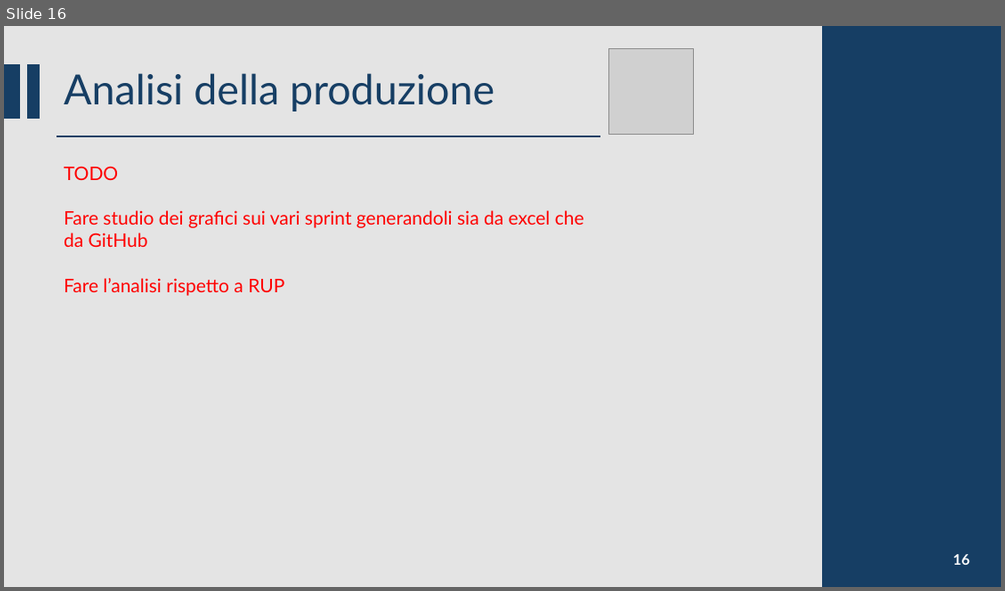
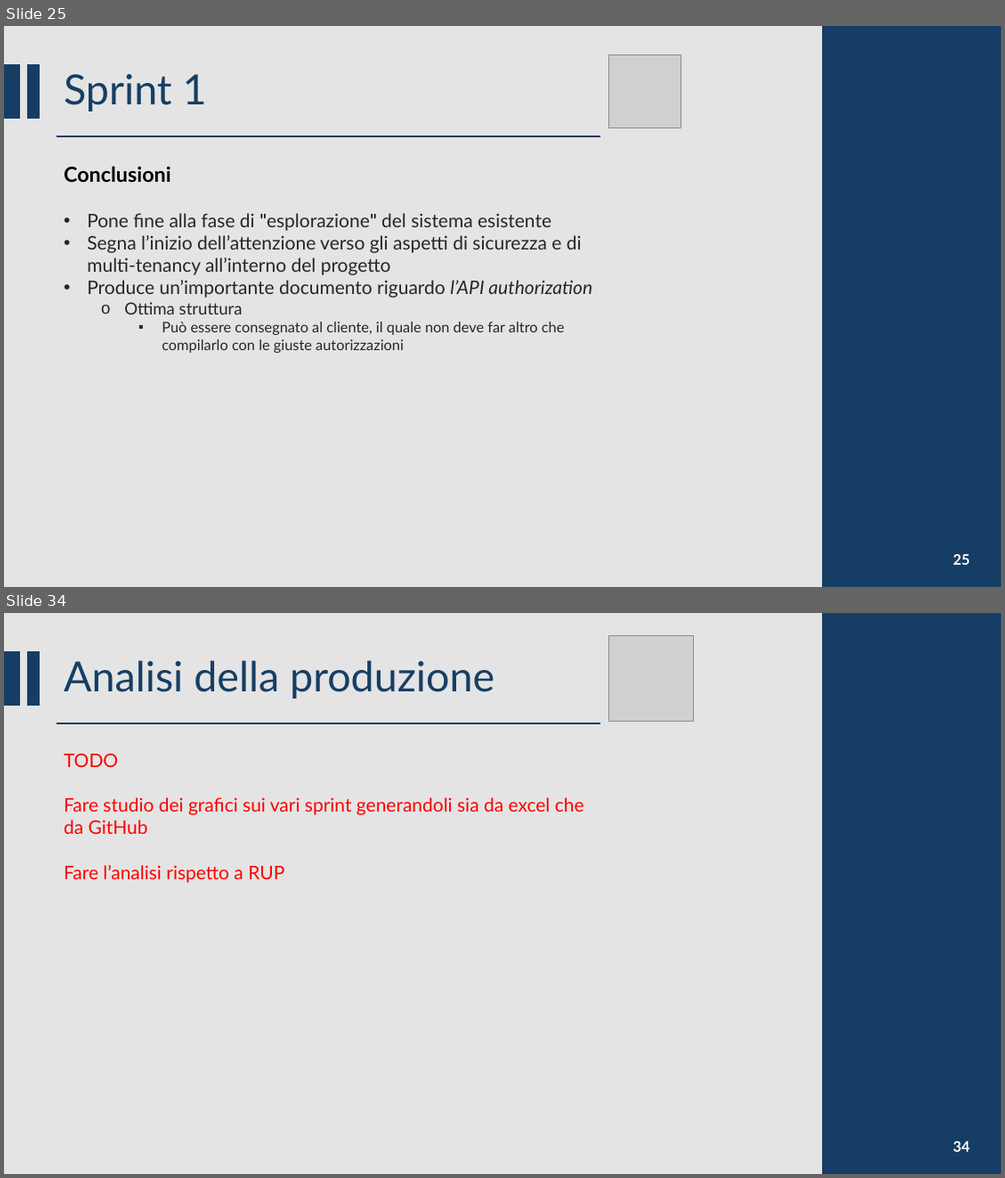
Before and after one commit to CSW-Teams/MS3-docs, a slide deck: ShiftsHappen/Sprint 5/CSW Sprint 5.pptm. Shown one above the other, each under a label of ours: slide 16 before the commit, slides 25 and 34 after it; the slides between them are not shown. The pictures are 1005x591 and 1005x1178 pixels, drawn with LibreOffice and Linux fonts; fonts in the diff are those of the drawing; grey boxes stand for pictures. Boxes give left, top, right and bottom in pixels: in the first picture for what was removed or moved away, otherwise in the second. Text is boxed around its words. In the diff, an @@ line names an element or a change of style, - is before the commit and + after.

Commit message:
Added slides for Sprint 1

```diff
--- a/ShiftsHappen/Sprint 5/CSW Sprint 5.pptm
+++ b/ShiftsHappen/Sprint 5/CSW Sprint 5.pptm
@@ slide 25 added at [4,26,1001,587], background #D9D9D9 at 70% opacity @@
@@ rectangle added at [823,26,1001,587], fill #163E64, outline #163E64 1.5 pt @@
@@ rectangle added at [4,65,20,118], fill #163E64, outline #163E64 1.5 pt @@
@@ rectangle added at [28,65,39,118], fill #163E64, outline #163E64 1.5 pt @@
@@ title added at [64,74,207,111], 40 pt, text #163E64 @@
+Sprint 1
@@ picture added at [609,55,681,127] @@
@@ line added from (57, 136) to (600, 136), #163E64 1.5 pt @@
@@ text added at [64,166,171,182], 20 pt, text #000000, bold @@
+Conclusioni
@@ text added at [87,213,592,353], 18 pt, text #262626 @@
+• Pone fine alla fase di "esplorazione" del sistema esistente
+• Segna l’inizio dell’attenzione verso gli aspetti di sicurezza e di multi-tenancy all’interno del progetto
+• Produce un’importante documento riguardo l’API authorization
+  o Ottima struttura
+    ▪ Può essere consegnato al cliente, il quale non deve far altro che compilarlo con le giuste autorizzazioni
@@ page number added at [953,554,970,564], 14 pt, text #FFFFFF, bold @@
+25
@@ what was slide 16 is now slide 34 @@
@@ page number at [953,1141,970,1151]: text changed @@
-16
+34
```
Also in this commit, not shown: 9 slides changed, 17 other slides added, 1 other file.
